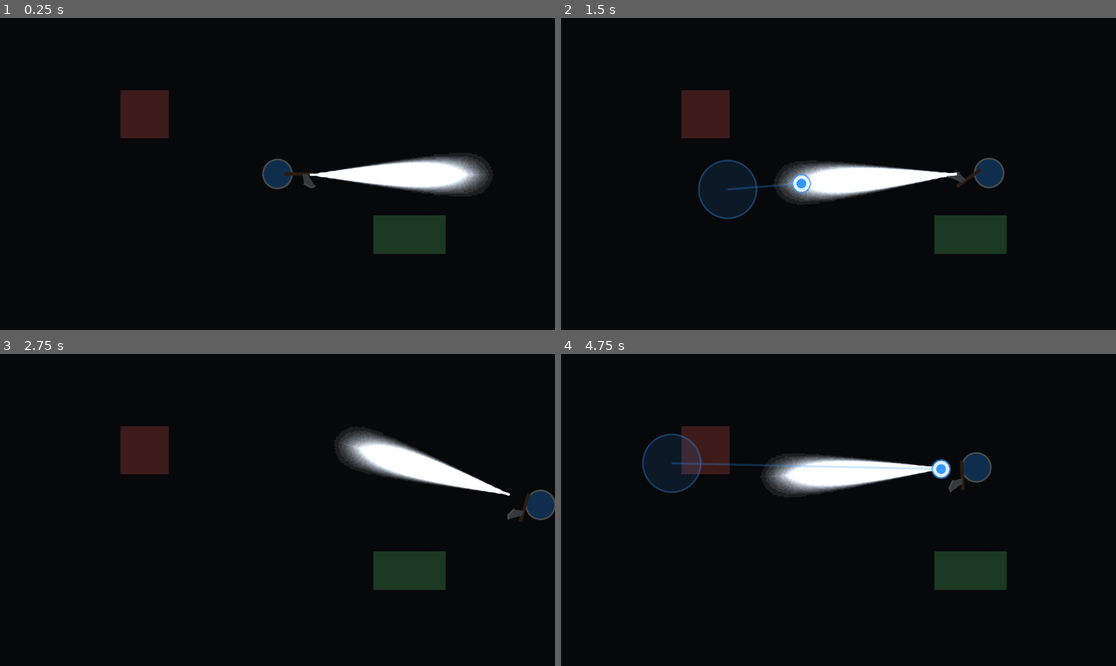
Above: before the commit, frames 1-4 (two rows, left to right).
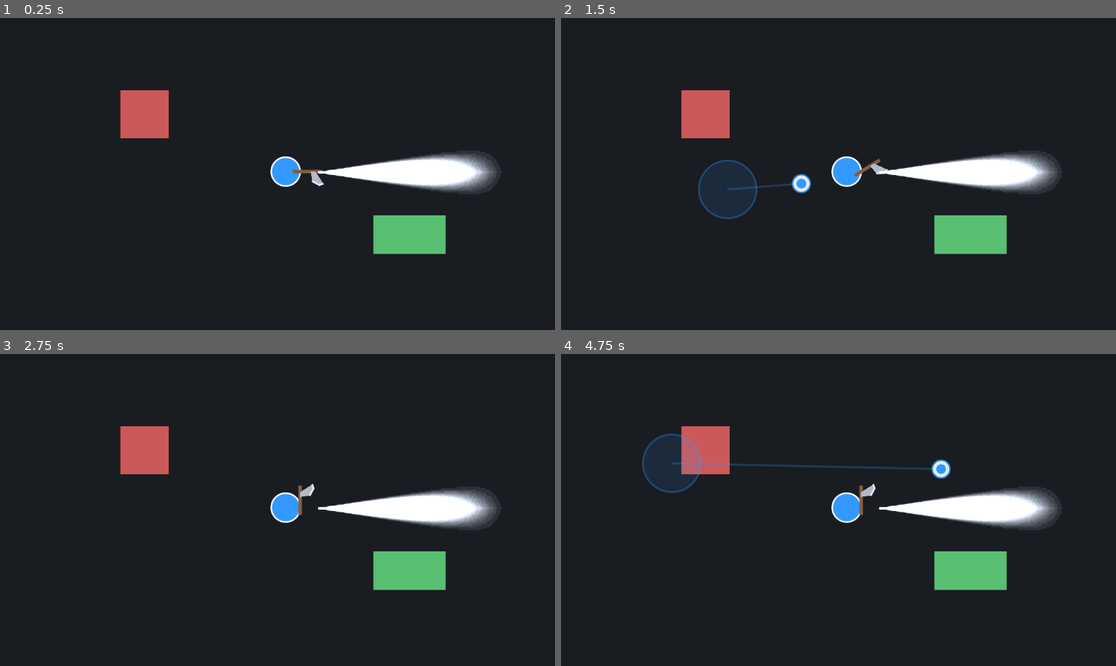
Above: after the commit, the same moments.

Repository: NaClemon/TopExtraction
Game: Godot game, scene res://main.tscn
The game is run twice, just before and just after one commit, with the same random seed, the same clock (stepped at 60 frames per second) and the same inputs.
Inputs (mouse positions are in pixels of both pictures, inside the frame that each line leads up to):
- Up to frame 1 (0.25 s): no input
- Up to frame 2 (1.5 s): tap Enter at 0.5 s; move the mouse to (960, 158) at 0.52 s; hold Right (ui_right) 0.53-1.25 s; click (960, 158) at 0.6 s; drag from (727, 189) to (949, 170) at 1.27 s
- Up to frame 3 (2.75 s): move the mouse to (333, 441) at 2.02 s; hold Right (ui_right) from 2.03 s (still down); click (333, 441) at 2.1 s
- Up to frame 4 (4.75 s): release Right (ui_right) at 2.75 s; tap Space at 2.75 s; drag from (810, 572) to (672, 463) at 2.77 s; move the mouse to (1005, 556) at 3.52 s; hold Left (ui_left) 3.53-4.25 s; click (1005, 556) at 3.6 s; drag from (672, 463) to (938, 469) at 4.27 s

The runs differ from the first frame. In frame 1, 5.4% of the frame differs, in the area x 21-91%, y 23-76%; in frame 2, 7.6%; in frame 3, 9.2%; in frame 4, 9.2%.

Commit message:
Add player move component

Diff:
--- /dev/null
+++ b/Character/Player/inputcomponent.gd
@@ -0,0 +1,50 @@
+class_name InputComponent
+extends MovementComponent
+
+signal move_action
+
+# { "action_name": Callable } 형태의 딕셔너리
+var input_action_map: Dictionary = {}
+func bind_action(action_name: String, callback: Callable):
+	input_action_map[action_name] = callback
+
+# Called when the node enters the scene tree for the first time.
+func _ready() -> void:
+	pass # Replace with function body.
+
+
+# Called every frame. 'delta' is the elapsed time since the previous frame.
+func _process(delta: float) -> void:
+	pass
+
+
+func _physics_process(delta: float) -> void:
+	var input_vector := Vector2.ZERO
+
+	if Input.is_action_pressed("move_up"):
+		input_vector.y -= 1
+	if Input.is_action_pressed("move_down"):
+		input_vector.y += 1
+	if Input.is_action_pressed("move_right"):
+		input_vector.x += 1
+	if Input.is_action_pressed("move_left"):
+		input_vector.x -= 1
+
+	## Fallback to UI actions (Arrow keys) if WASD is not pressed
+	#if input_vector == Vector2.ZERO:
+		#input_vector.x = Input.get_action_strength("ui_right") - Input.get_action_strength("ui_left")
+		#input_vector.y = Input.get_action_strength("ui_down") - Input.get_action_strength("ui_up")
+		#
+	#if input_vector.length() > 0:
+		#input_vector = input_vector.normalized()
+	#elif is_touching and touch_vector.length() > 0:
+		## Use mobile drag/swipe input if keyboard/UI is idle
+		#input_vector = touch_vector
+		#
+
+	move_action.emit(input_vector * speed)
+
+func _input(event: InputEvent) -> void:
+	for input_action in input_action_map:
+		if event.is_action_pressed(input_action):
+			input_action_map[input_action].call()
--- a/player.gd
+++ b/Character/Player/player.gd
@@ -1,18 +1,20 @@
 extends CharacterBody2D
 
 
-@export var speed: float = 400.0
 @export var radius: float = 30.0
 @export var color: Color = Color(0.2, 0.6, 1.0) # Sleek blue
+
+@export var vision: VisionComponent
+@export var input: InputComponent
 
 # Ambient darkness parameters
 @export_group("Darkness")
 @export var enable_darkness: bool = true
-@export var darkness_color: Color = Color(0.3, 0.3, 0.3, 1.0)
+@export var darkness_color: Color = Color.WHITE #Color(0.3, 0.3, 0.3, 1.0)
 
 # Equipment parameters
 @export_group("Equipment")
-@export var start_weapon_scene: PackedScene = preload("res://Equipment/Weapon/axe.tscn")
+@export var start_weapon_scene: PackedScene = preload("res://Equipment/Weapon/Melee/axe.tscn")
 @export var weapon_offset: float = 30.0 # Distance from player center to hold the weapon
 
 # Touch movement parameters
@@ -54,6 +56,8 @@
 
 	# Setup ambient darkness filter
 	setup_darkness()
+
+	input.bind_action("attack", _on_attack)
 
 func setup_darkness() -> void:
 	# Setup darkness filter (CanvasModulate) in the scene
@@ -118,53 +122,15 @@
 		if touch_indicator:
 			touch_indicator.queue_redraw()
 
-	# Mouse Left-Click to attack with equipped weapon
-	if event is InputEventMouseButton:
-		if event.button_index == MOUSE_BUTTON_LEFT and event.pressed:
-			if equipped_weapon and is_instance_valid(equipped_weapon):
-				equipped_weapon.attack()
 
 func _physics_process(_delta: float) -> void:
-	var input_vector := Vector2.ZERO
-
-	# Detect WASD keys
-	if Input.is_key_pressed(KEY_W):
-		input_vector.y -= 1
-	if Input.is_key_pressed(KEY_S):
-		input_vector.y += 1
-	if Input.is_key_pressed(KEY_A):
-		input_vector.x -= 1
-	if Input.is_key_pressed(KEY_D):
-		input_vector.x += 1
-
-	# Fallback to UI actions (Arrow keys) if WASD is not pressed
-	if input_vector == Vector2.ZERO:
-		input_vector.x = Input.get_action_strength("ui_right") - Input.get_action_strength("ui_left")
-		input_vector.y = Input.get_action_strength("ui_down") - Input.get_action_strength("ui_up")
-
-	if input_vector.length() > 0:
-		input_vector = input_vector.normalized()
-	elif is_touching and touch_vector.length() > 0:
-		# Use mobile drag/swipe input if keyboard/UI is idle
-		input_vector = touch_vector
-
-	velocity = input_vector * speed
-	move_and_slide()
-
-	# Clamp position to screen bounds
-	var viewport_rect := get_viewport_rect()
-	if viewport_rect:
-		position.x = clamp(position.x, radius, viewport_rect.size.x - radius)
-		position.y = clamp(position.y, radius, viewport_rect.size.y - radius)
-
-
-
-	# Rotate weapon pivot towards the mouse cursor
-	if weapon_pivot and is_instance_valid(weapon_pivot):
-		var mouse_pos = get_global_mouse_position()
-		var dir = mouse_pos - global_position
-		if dir.length() > 0:
-			weapon_pivot.rotation = dir.angle()
+	pass
+	## Rotate weapon pivot towards the mouse cursor
+	#if weapon_pivot and is_instance_valid(weapon_pivot):
+		#var mouse_pos = get_global_mouse_position()
+		#var dir = mouse_pos - global_position
+		#if dir.length() > 0:
+			#weapon_pivot.rotation = dir.angle()
 
 func setup_weapon_system() -> void:
 	weapon_pivot = Node2D.new()
@@ -179,3 +145,18 @@
 			# The axe drawing faces -Y (up). To align it to face +X (right), rotate by PI/2.
 			equipped_weapon.rotation = PI / 2.0
 			weapon_pivot.add_child(equipped_weapon)
+
+
+func _on_input_component_move_action(_velocity) -> void:
+	velocity = _velocity
+	move_and_slide()
+
+	# Clamp position to screen bounds
+	var viewport_rect := get_viewport_rect()
+	if viewport_rect:
+		position.x = clamp(position.x, radius, viewport_rect.size.x - radius)
+		position.y = clamp(position.y, radius, viewport_rect.size.y - radius)
+
+func _on_attack() -> void:
+	if equipped_weapon and is_instance_valid(equipped_weapon):
+		equipped_weapon.attack()
--- /dev/null
+++ b/Character/Player/player.tscn
@@ -0,0 +1,19 @@
+[gd_scene format=3 uid="uid://bvm5ry1oetv7"]
+
+[ext_resource type="Script" uid="uid://dkah5fjq42fie" path="res://Character/Player/inputcomponent.gd" id="1_4x1ah"]
+[ext_resource type="Script" uid="uid://7gixx4xc244l" path="res://Character/Player/player.gd" id="1_vnk41"]
+
+[sub_resource type="CircleShape2D" id="CircleShape2D_gva7r"]
+
+[node name="Player" type="CharacterBody2D" unique_id=243622787 node_paths=PackedStringArray("input")]
+script = ExtResource("1_vnk41")
+input = NodePath("InputComponent")
+
+[node name="CollisionShape2D" type="CollisionShape2D" parent="." unique_id=616711111]
+shape = SubResource("CircleShape2D_gva7r")
+
+[node name="InputComponent" type="Node" parent="." unique_id=213777205]
+script = ExtResource("1_4x1ah")
+metadata/_custom_type_script = "uid://dkah5fjq42fie"
+
+[connection signal="move_action" from="InputComponent" to="." method="_on_input_component_move_action"]
--- /dev/null
+++ b/Character/movementcomponent.gd
@@ -0,0 +1,21 @@
+class_name MovementComponent
+extends Node
+
+@export var speed: float = 100.0
+
+enum State { IDLE, WALK, RUN }
+
+var current_state: State = State.IDLE:
+	set(value):
+		if current_state != value:
+			current_state = value
+
+
+# Called when the node enters the scene tree for the first time.
+func _ready() -> void:
+	pass # Replace with function body.
+
+
+# Called every frame. 'delta' is the elapsed time since the previous frame.
+func _process(delta: float) -> void:
+	pass
--- /dev/null
+++ b/Character/visioncomponent.gd
@@ -0,0 +1,12 @@
+class_name VisionComponent
+extends Node
+
+
+# Called when the node enters the scene tree for the first time.
+func _ready() -> void:
+	pass # Replace with function body.
+
+
+# Called every frame. 'delta' is the elapsed time since the previous frame.
+func _process(delta: float) -> void:
+	pass
--- /dev/null
+++ b/Equipment/Weapon/Gun/bullet.gd
@@ -0,0 +1,12 @@
+class_name Bullet
+extends Node
+
+
+# Called when the node enters the scene tree for the first time.
+func _ready() -> void:
+	pass # Replace with function body.
+
+
+# Called every frame. 'delta' is the elapsed time since the previous frame.
+func _process(delta: float) -> void:
+	pass
--- /dev/null
+++ b/Equipment/Weapon/Gun/gun.gd
@@ -0,0 +1,12 @@
+class_name Gun
+extends Weapon
+
+
+# Called when the node enters the scene tree for the first time.
+func _ready() -> void:
+	pass # Replace with function body.
+
+
+# Called every frame. 'delta' is the elapsed time since the previous frame.
+func _process(delta: float) -> void:
+	pass
--- a/Equipment/Weapon/axe.tscn
+++ b/Equipment/Weapon/Melee/axe.tscn
@@ -1,11 +1,11 @@
-[gd_scene load_steps=3 format=3 uid="uid://caxeweapon123"]
+[gd_scene format=3 uid="uid://caxeweapon123"]
 
-[ext_resource type="Script" path="res://Equipment/Weapon/axe.gd" id="1_axe"]
+[ext_resource type="Script" uid="uid://cduispbrgnp1s" path="res://Equipment/Weapon/Melee/axe.gd" id="1_axe"]
 
 [sub_resource type="RectangleShape2D" id="RectangleShape2D_axe"]
 size = Vector2(28, 26)
 
-[node name="Axe" type="Area2D"]
+[node name="Axe" type="Area2D" unique_id=2120087181]
 collision_layer = 4
 collision_mask = 2
 script = ExtResource("1_axe")
@@ -13,7 +13,7 @@
 damage = 25.0
 attack_cooldown = 0.6
 
-[node name="CollisionShape2D" type="CollisionShape2D" parent="."]
+[node name="CollisionShape2D" type="CollisionShape2D" parent="." unique_id=305197623]
 position = Vector2(14, -35)
 shape = SubResource("RectangleShape2D_axe")
 disabled = true
--- /dev/null
+++ b/Equipment/Weapon/Throwable/grenade.gd
@@ -0,0 +1,11 @@
+extends Node
+
+
+# Called when the node enters the scene tree for the first time.
+func _ready() -> void:
+	pass # Replace with function body.
+
+
+# Called every frame. 'delta' is the elapsed time since the previous frame.
+func _process(delta: float) -> void:
+	pass
--- /dev/null
+++ b/main.gd
@@ -0,0 +1,11 @@
+extends Node2D
+
+
+# Called when the node enters the scene tree for the first time.
+func _ready() -> void:
+	pass # Replace with function body.
+
+
+# Called every frame. 'delta' is the elapsed time since the previous frame.
+func _process(delta: float) -> void:
+	pass
--- a/main.tscn
+++ b/main.tscn
@@ -1,6 +1,7 @@
 [gd_scene format=3 uid="uid://d1pxo5gmps2y7"]
 
-[ext_resource type="Script" uid="uid://7gixx4xc244l" path="res://player.gd" id="1"]
+[ext_resource type="Script" uid="uid://ue7xl61w5k4n" path="res://main.gd" id="1_0xm2m"]
+[ext_resource type="PackedScene" uid="uid://bvm5ry1oetv7" path="res://Character/Player/player.tscn" id="2_0xm2m"]
 
 [sub_resource type="RectangleShape2D" id="3"]
 size = Vector2(100, 100)
@@ -8,10 +9,8 @@
 [sub_resource type="RectangleShape2D" id="4"]
 size = Vector2(150, 80)
 
-[sub_resource type="CircleShape2D" id="2"]
-radius = 30.0
-
 [node name="Main" type="Node2D" unique_id=841148203]
+script = ExtResource("1_0xm2m")
 
 [node name="Background" type="ColorRect" parent="." unique_id=936545632]
 offset_right = 1152.0
@@ -44,9 +43,5 @@
 offset_bottom = 40.0
 color = Color(0.35, 0.75, 0.45, 1)
 
-[node name="Player" type="CharacterBody2D" parent="." unique_id=395842675]
-position = Vector2(576, 324)
-script = ExtResource("1")
-
-[node name="CollisionShape2D" type="CollisionShape2D" parent="Player" unique_id=455546655]
-shape = SubResource("2")
+[node name="Player" parent="." unique_id=243622787 instance=ExtResource("2_0xm2m")]
+position = Vector2(593, 319)
--- a/project.godot
+++ b/project.godot
@@ -15,6 +15,34 @@
 config/features=PackedStringArray("4.6", "GL Compatibility")
 config/icon="res://icon.svg"
 
+[input]
+
+move_up={
+"deadzone": 0.2,
+"events": [Object(InputEventKey,"resource_local_to_scene":false,"resource_name":"","device":-1,"window_id":0,"alt_pressed":false,"shift_pressed":false,"ctrl_pressed":false,"meta_pressed":false,"pressed":false,"keycode":0,"physical_keycode":87,"key_label":0,"unicode":119,"location":0,"echo":false,"script":null)
+]
+}
+move_down={
+"deadzone": 0.2,
+"events": [Object(InputEventKey,"resource_local_to_scene":false,"resource_name":"","device":-1,"window_id":0,"alt_pressed":false,"shift_pressed":false,"ctrl_pressed":false,"meta_pressed":false,"pressed":false,"keycode":0,"physical_keycode":83,"key_label":0,"unicode":115,"location":0,"echo":false,"script":null)
+]
+}
+move_right={
+"deadzone": 0.2,
+"events": [Object(InputEventKey,"resource_local_to_scene":false,"resource_name":"","device":-1,"window_id":0,"alt_pressed":false,"shift_pressed":false,"ctrl_pressed":false,"meta_pressed":false,"pressed":false,"keycode":0,"physical_keycode":68,"key_label":0,"unicode":100,"location":0,"echo":false,"script":null)
+]
+}
+move_left={
+"deadzone": 0.2,
+"events": [Object(InputEventKey,"resource_local_to_scene":false,"resource_name":"","device":-1,"window_id":0,"alt_pressed":false,"shift_pressed":false,"ctrl_pressed":false,"meta_pressed":false,"pressed":false,"keycode":0,"physical_keycode":65,"key_label":0,"unicode":97,"location":0,"echo":false,"script":null)
+]
+}
+attack={
+"deadzone": 0.2,
+"events": [Object(InputEventMouseButton,"resource_local_to_scene":false,"resource_name":"","device":-1,"window_id":0,"alt_pressed":false,"shift_pressed":false,"ctrl_pressed":false,"meta_pressed":false,"button_mask":1,"position":Vector2(331, 23),"global_position":Vector2(345, 96),"factor":1.0,"button_index":1,"canceled":false,"pressed":true,"double_click":false,"script":null)
+]
+}
+
 [input_devices]
 
 pointing/emulate_touch_from_mouse=true
Not shown, added: Character/Player/inputcomponent.gd.uid
Renamed: player.gd.uid -> Character/Player/player.gd.uid
Not shown, added: Character/movementcomponent.gd.uid
Not shown, added: Character/visioncomponent.gd.uid
Not shown, added: Equipment/Weapon/Gun/bullet.gd.uid
Not shown, added: Equipment/Weapon/Gun/gun.gd.uid
Renamed: Equipment/Weapon/axe.gd -> Equipment/Weapon/Melee/axe.gd
Renamed: Equipment/Weapon/axe.gd.uid -> Equipment/Weapon/Melee/axe.gd.uid
Not shown, added: Equipment/Weapon/Throwable/grenade.gd.uid
Not shown, added: main.gd.uid
